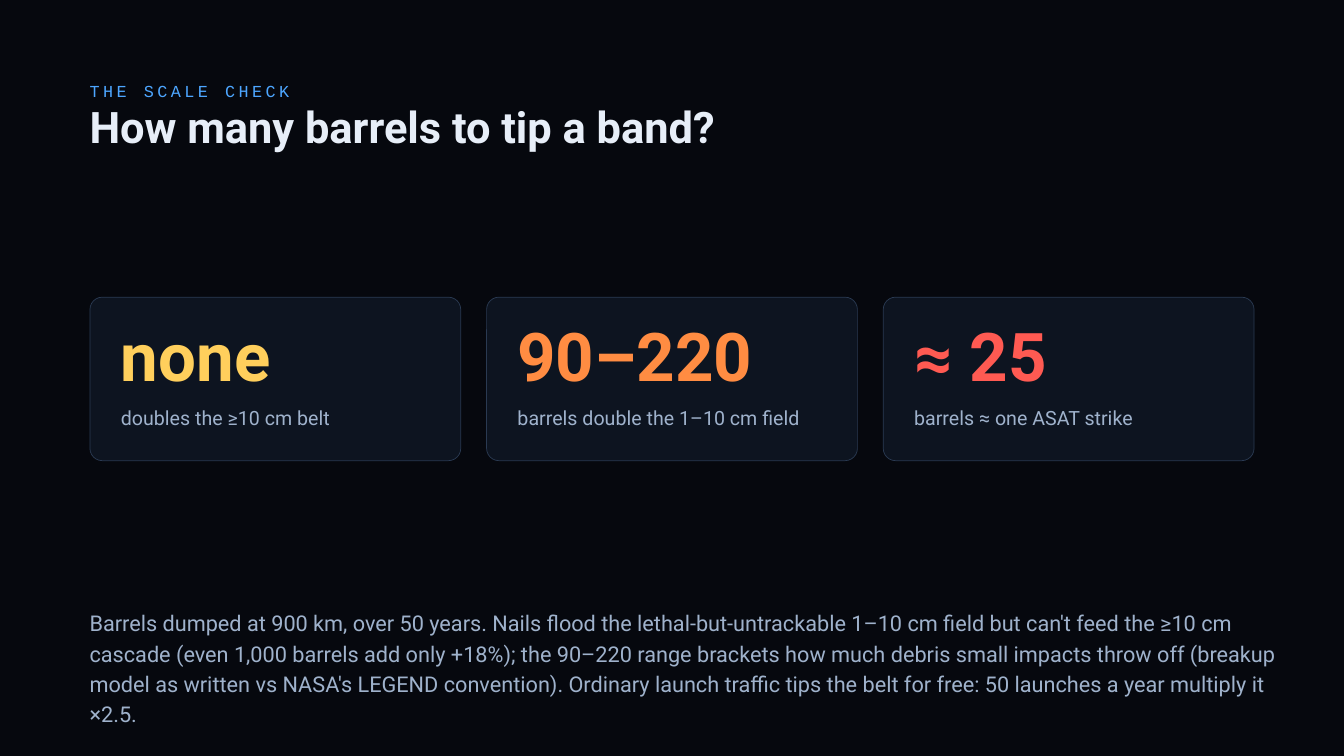
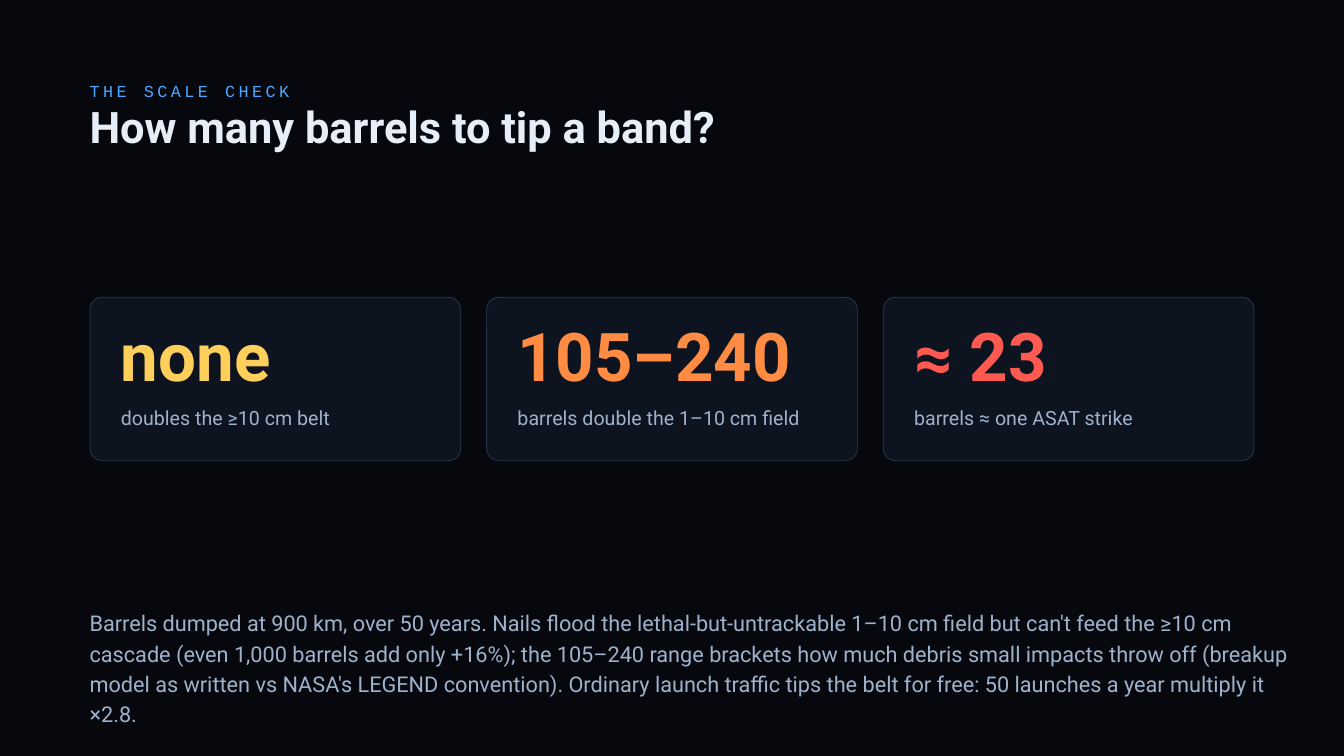
Before and after one commit to TimKadyrov/DebrisCascade, a slide deck: slide 16 of Barrel of Nails — Kessler Study.pptx. Drawn at 1344x756 pixels with LibreOffice and Linux fonts; fonts in the diff are those of the drawing. Boxes give left, top, right and bottom in pixels: in the first picture for what was removed or moved away, otherwise in the second. Text is boxed around its words. In the diff, an @@ line names an element or a change of style, - is before the commit and + after.

```diff
--- a/Barrel of Nails — Kessler Study.pptx
+++ b/Barrel of Nails — Kessler Study.pptx
@@ text at [517, 332, 790, 382]: text changed @@
-90–220
+105–240
@@ text at [970, 332, 1047, 382]: text changed @@
-≈ 25
+≈ 23
@@ text at [90, 614, 1287, 722]: text changed @@
-Barrels dumped at 900 km, over 50 years. Nails flood the lethal-but-untrackable 1–10 cm field but can't feed the ≥10 cm cascade (even 1,000 barrels add only +18%); the 90–220 range brackets how much debris small impacts throw off (breakup model as written vs NASA's LEGEND convention). Ordinary launch traffic tips the belt for free: 50 launches a year multiply it ×2.5.
+Barrels dumped at 900 km, over 50 years. Nails flood the lethal-but-untrackable 1–10 cm field but can't feed the ≥10 cm cascade (even 1,000 barrels add only +16%); the 105–240 range brackets how much debris small impacts throw off (breakup model as written vs NASA's LEGEND convention). Ordinary launch traffic tips the belt for free: 50 launches a year multiply it ×2.8.
```
Also in this commit, not shown: 5 other slides changed, 5 other files.
